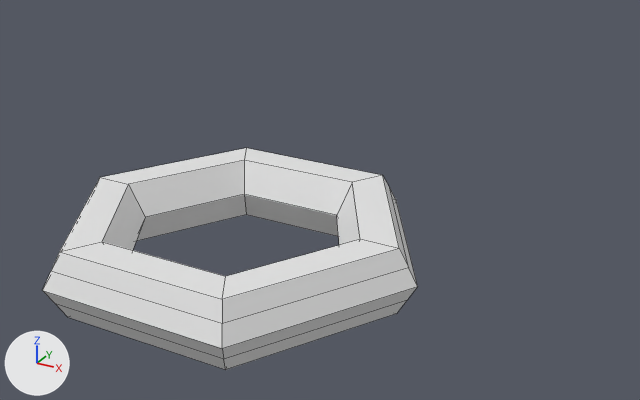
Two versions of the Blender file Obj_Key_Normal_A.blend, one commit apart.
Both versions are drawn from a camera (50 mm lens) standing at (2.93, -4.23, 2.53) and looking at (-0.46, 1.93, -0.55). Arrows for +X, +Y and +Z are at lower left; the lights stay in place. The first picture is the older version. Mesh edges are drawn as thin lines.
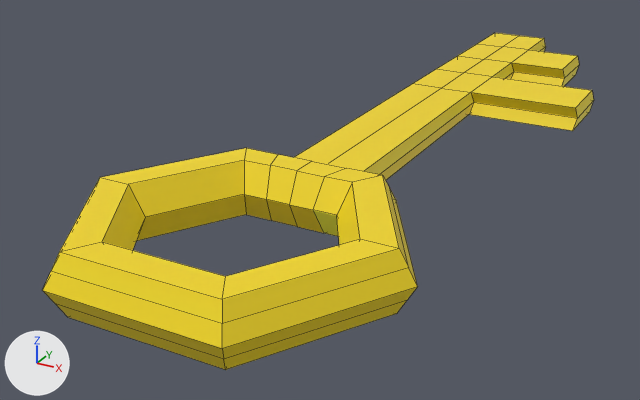
Patch to the scene script:
```diff
--- a/Obj_Key_Normal_A.blend.py
+++ b/Obj_Key_Normal_A.blend.py
@@ img_color_palette_png @@
+img_color_palette_png = load_image('Color_palette.png', 'Color_palette.png', 512, 512, 'sRGB')
@@ mat_material_001 @@
+mat_material_001 = principled_material('Material.001')
+mat_material_001.texture = img_color_palette_png
@@ me_torus_001 @@
 # used by ob_torus_001; location = (0.0, 0.0, 0.0)
-me_torus_001.from_pydata(...)  # 48 vertices, 48 faces; spans x -1.25..1.25, y -1.08..1.08, z -0.22..0.22
+me_torus_001.from_pydata(...)  # 124 vertices, 124 faces; spans x -1.25..1.29, y -1.08..6.01, z -0.22..0.22
+# me_torus_001 part 1
+# 8 faces are deleted
+# 44 vertices are added at x -0.31..1.29, y 0.65..6.01, z -0.22..0.22
+# 20 new vertices lie (0.0, 0.62, 0.0) away from vertices in x -0.31..1.28, y 3.49..5.39, z -0.11..0.11
+# 6 new vertices lie (0.0, -2.46, 0.0) away from vertices in x -0.3..0.3, y 3.49, z -0.11..0.11
+# 6 new vertices lie (0.0, 0.62, 0.0) away from vertices in x -0.3..0.3, y 5.34, z -0.11..0.11
+# 84 new faces join them
+# me_torus_001 part 2: 40 faces spanning x -1.25..1.25, y -1.08..1.08, z -0.22..0.22 switch from no material to mat_material_001 (picture img_color_palette_png)
```

Where the change shows, as pixel boxes [x1, y1, x2, y2] in the pictures (640 x 400 px):
'Torus.001', reshaped (47% wider, 52% taller)
    before: [42, 148, 418, 370]
    after: [42, 33, 594, 370]
part 1 of me_torus_001, built on
    before: [244, 148, 382, 236]
    after: [244, 33, 594, 236]
part 2 of me_torus_001, recoloured (white to yellow)
    both: [42, 148, 418, 370]
